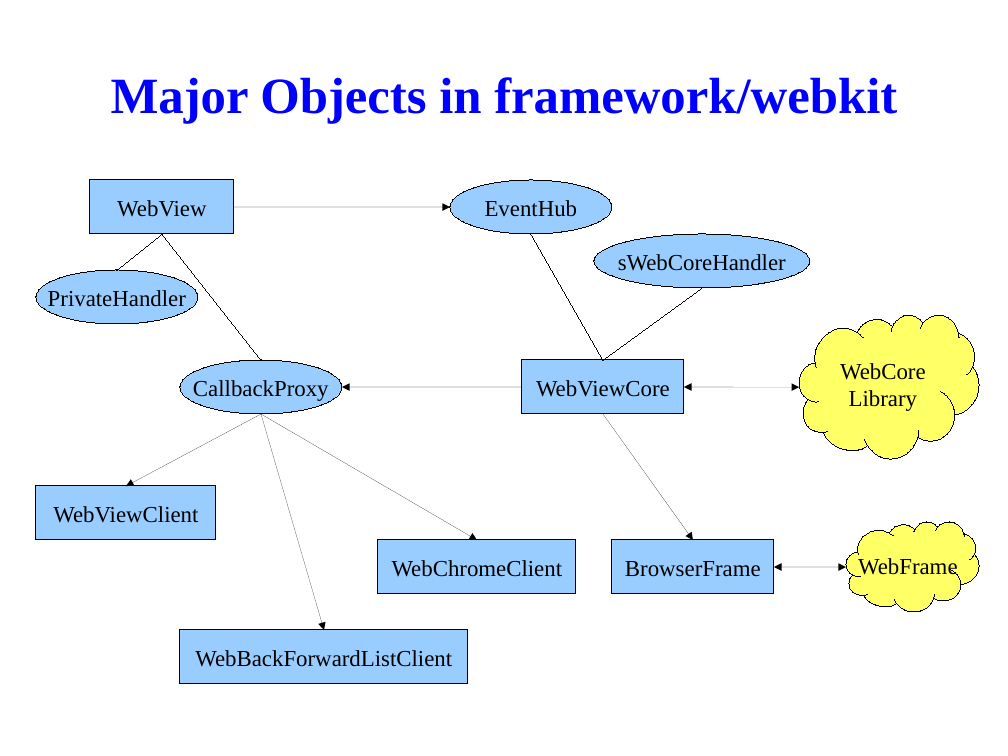
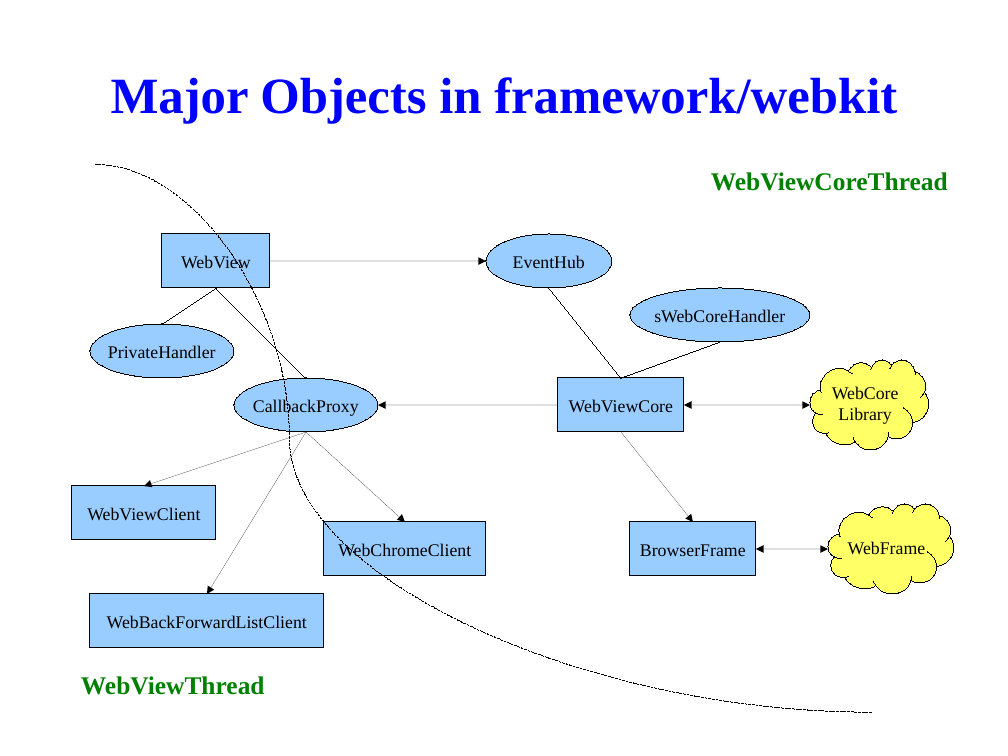
Before and after one commit to tsaicw/browser_research, a slide deck: slide 9 of WebKit/WebKit.odp. Drawn at 1008x756 pixels with LibreOffice and Linux fonts; fonts in the diff are those of the drawing; background and template pictures are left out. Boxes give left, top, right and bottom in pixels: in the first picture for what was removed or moved away, otherwise in the second. Text is boxed around its words. In the diff, an @@ line names an element or a change of style, - is before the commit and + after.

```diff
--- a/WebKit/WebKit.odp
+++ b/WebKit/WebKit.odp
@@ curved line added from (95, 165) to (873, 713), #000000 0 pt @@
@@ text added at (711, 172, 948, 191), 20 pt, text #008000, bold @@
+WebViewCoreThread
@@ rectangle "WebView": place and size @@
-rectangle "WebView" at (90, 180, 233, 234)
+rectangle "WebView" at (162, 234, 270, 288)
@@ ellipse "EventHub": place and size @@
-ellipse "EventHub" at (450, 180, 612, 234)
+ellipse "EventHub" at (486, 234, 612, 288)
@@ arrow moved from (234, 207) - (450, 207) to (270, 261) - (487, 261) @@
@@ line moved from (162, 234) - (117, 270) to (216, 288) - (162, 324) @@
@@ line moved from (162, 234) - (261, 360) to (216, 288) - (306, 378) @@
@@ line moved from (603, 360) - (531, 234) to (621, 378) - (549, 288) @@
@@ ellipse "sWebCoreHandler": place and size @@
-ellipse "sWebCoreHandler" at (595, 234, 810, 288)
+ellipse "sWebCoreHandler" at (630, 288, 810, 342)
@@ ellipse "PrivateHandler": place and size @@
-ellipse "PrivateHandler" at (36, 270, 198, 324)
+ellipse "PrivateHandler" at (90, 324, 233, 378)
@@ line moved from (603, 360) - (702, 288) to (621, 378) - (720, 342) @@
@@ ellipse "CallbackProxy": place and size @@
-ellipse "CallbackProxy" at (180, 360, 342, 414)
+ellipse "CallbackProxy" at (234, 378, 378, 432)
@@ rectangle "WebViewCore": place and size @@
-rectangle "WebViewCore" at (522, 360, 684, 414)
+rectangle "WebViewCore" at (558, 378, 684, 432)
@@ freeform shape "WebCore": place and size @@
-freeform shape "WebCore" at (799, 316, 980, 459)
+freeform shape "WebCore" at (810, 360, 929, 450)
@@ arrow moved from (522, 387) - (342, 387) to (558, 405) - (378, 405) @@
@@ double arrow moved from (684, 387) - (799, 387) to (684, 405) - (810, 405) @@
@@ arrow moved from (261, 414) - (126, 487) to (306, 432) - (144, 487) @@
@@ arrow moved from (261, 414) - (324, 630) to (306, 432) - (207, 595) @@
@@ arrow moved from (261, 414) - (477, 541) to (306, 432) - (405, 522) @@
@@ arrow moved from (603, 414) - (693, 541) to (621, 432) - (693, 522) @@
@@ rectangle "WebViewClient": place and size @@
-rectangle "WebViewClient" at (36, 486, 216, 540)
+rectangle "WebViewClient" at (72, 486, 216, 540)
@@ freeform shape "WebFrame": place and size @@
-freeform shape "WebFrame" at (846, 522, 980, 612)
+freeform shape "WebFrame" at (829, 504, 955, 594)
@@ rectangle "WebChromeClient": place and size @@
-rectangle "WebChromeClient" at (378, 541, 576, 595)
+rectangle "WebChromeClient" at (324, 522, 486, 576)
@@ rectangle "BrowserFrame": place and size @@
-rectangle "BrowserFrame" at (612, 541, 774, 595)
+rectangle "BrowserFrame" at (630, 522, 756, 576)
@@ double arrow moved from (774, 567) - (846, 567) to (756, 549) - (829, 549) @@
@@ size 18 to 14 pt in 12 elements at (72, 486, 216, 540), (829, 504, 955, 594), (630, 522, 756, 576), (558, 378, 684, 432), (234, 378, 378, 432), (630, 288, 810, 342), (486, 234, 612, 288), (810, 360, 929, 450), (324, 522, 486, 576), (90, 324, 233, 378), (162, 234, 270, 288), (90, 595, 324, 649) @@
@@ rectangle "WebBackForwardListClient": place and size @@
-rectangle "WebBackForwardListClient" at (180, 630, 468, 684)
+rectangle "WebBackForwardListClient" at (90, 595, 324, 649)
@@ text added at (81, 676, 265, 695), 20 pt, text #008000, bold @@
+WebViewThread
```
Also in this commit, not shown: 3 other slides changed, 3 slides added, 2 slides removed.
